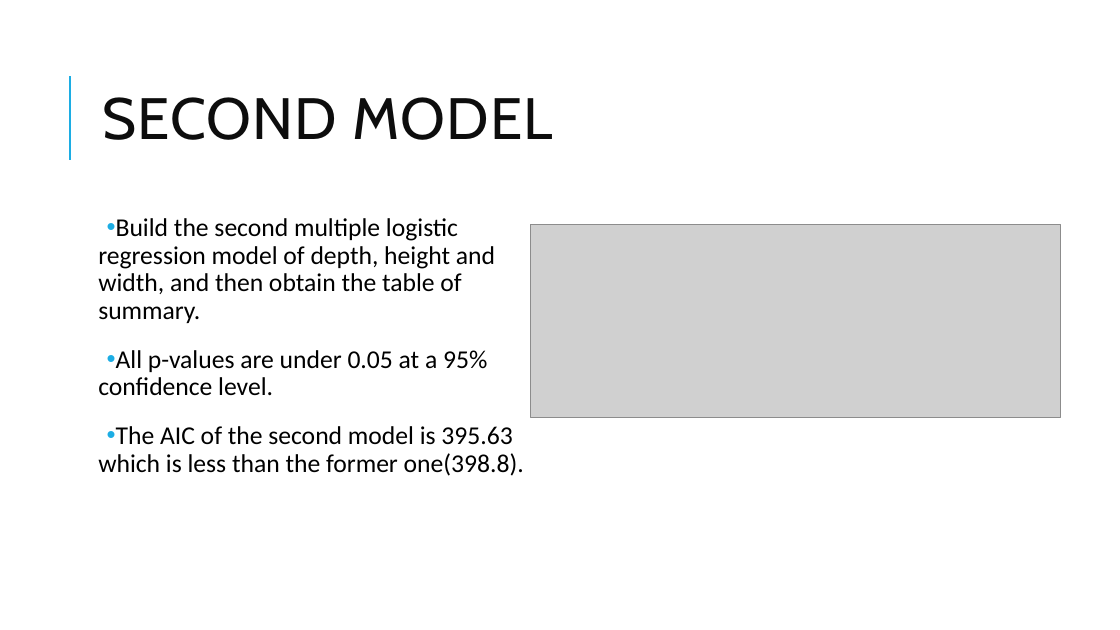
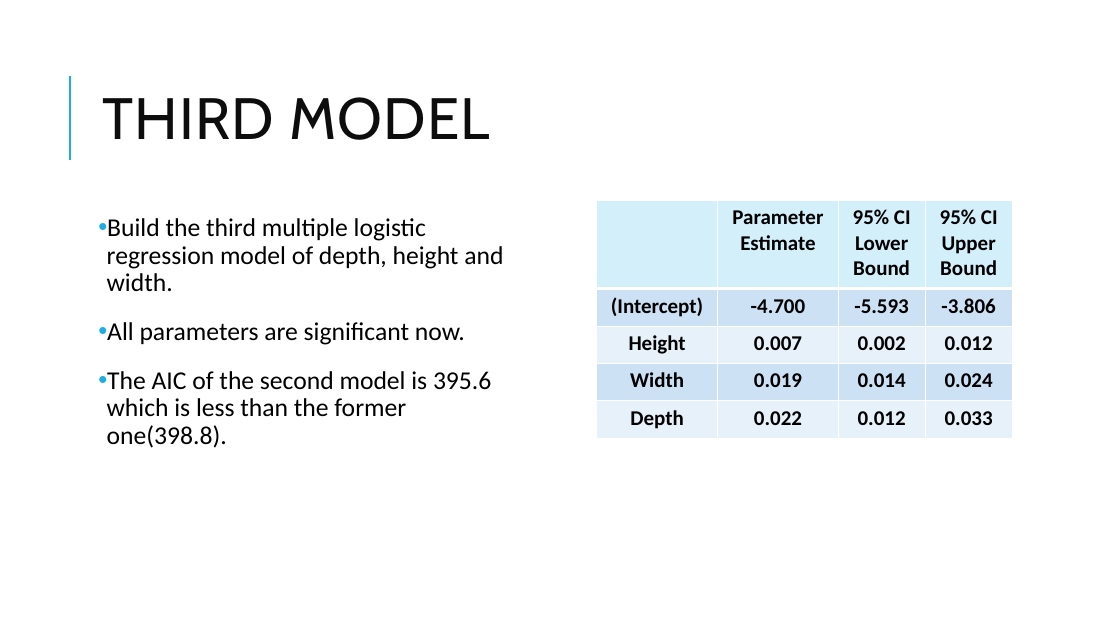
Before and after one commit to w-arnott/DAS-Group-23, a slide deck: slide 16 of Group_23_presentation.pptx (slide 15 before the commit). Drawn at 1120x630 pixels with LibreOffice and Linux fonts; fonts in the diff are those of the drawing; grey boxes stand for pictures. Boxes give left, top, right and bottom in pixels: in the first picture for what was removed or moved away, otherwise in the second. Text is boxed around its words. In the diff, an @@ line names an element or a change of style, - is before the commit and + after.

```diff
--- a/Group_23_presentation.pptx
+++ b/Group_23_presentation.pptx
@@ title at [102,97,489,140]: text changed @@
-SECOND MODEL
+THIRD MODEL
@@ table added at [597,201,1013,439], 5 rows, 4 columns @@
+ | Parameter / Estimate | 95% CI Lower Bound | 95% CI Upper Bound
+(Intercept) | -4.700 | -5.593 | -3.806
+Height | 0.007 | 0.002 | 0.012
+Width | 0.019 | 0.014 | 0.024
+Depth | 0.022 | 0.012 | 0.033
@@ text at [107,218,503,448]: text changed @@
-• Build the second multiple logistic regression model of depth, height and width, and then obtain the table of summary.
-• All p-values are under 0.05 at a 95% confidence level.
-• The AIC of the second model is 395.63 which is less than the former one(398.8).
+• Build the third multiple logistic regression model of depth, height and width.
+• All parameters are significant now.
+• The AIC of the second model is 395.6 which is less than the former one(398.8).
@@ picture removed at [531,224,1060,418] @@
```
Also in this commit, not shown: 4 slides added, 1 slide removed.
